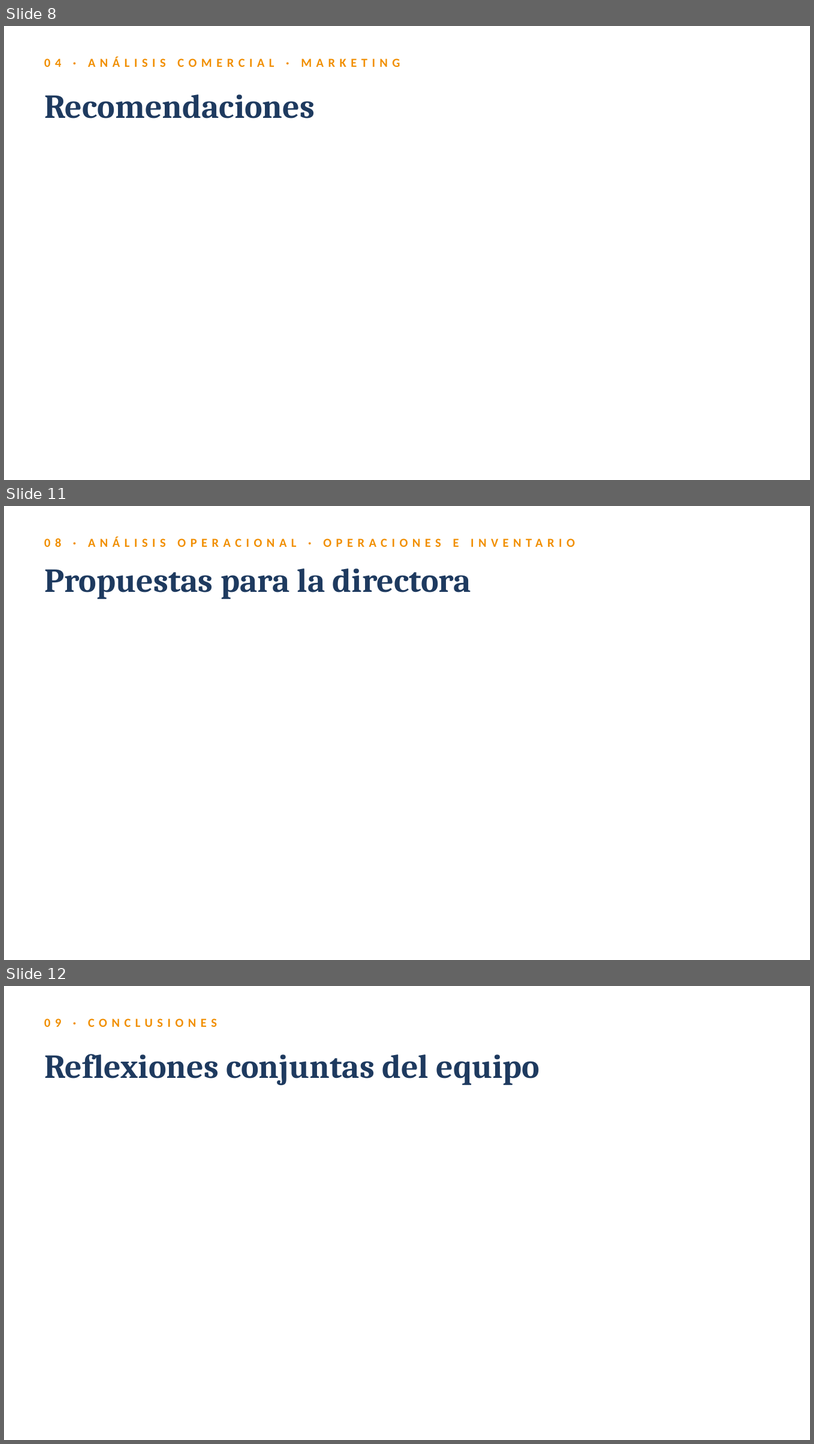
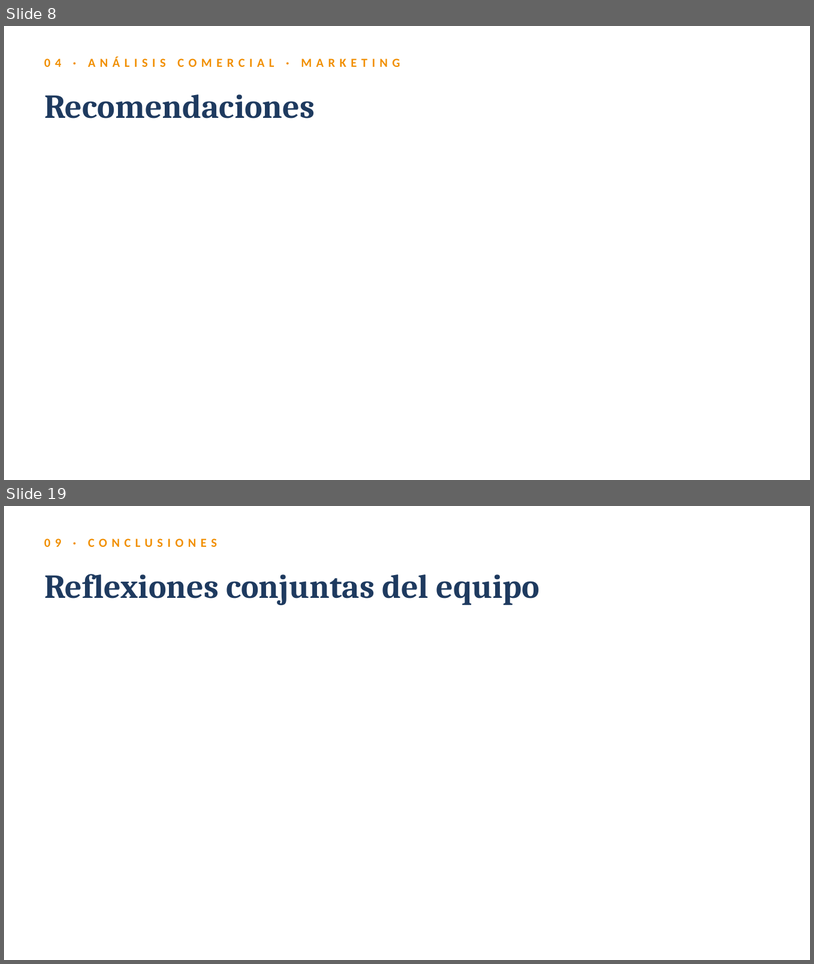
Before and after one commit to ITACADEMYprojectes/ProjecteData, a slide deck: Equip_29/Results/2026_06_01_StaySpain_Presentacion.pptx. Shown one above the other, each under a label of ours: slides 8, 11 and 12 before the commit, slides 8 and 19 after it; the slides between them are not shown. The pictures are 814x1444 and 814x964 pixels, drawn with LibreOffice and Linux fonts; fonts in the diff are those of the drawing. Boxes give left, top, right and bottom in pixels: in the first picture for what was removed or moved away, otherwise in the second. Text is boxed around its words. In the diff, an @@ line names an element or a change of style, - is before the commit and + after.

Commit message:
actualizacion parte operaciones

```diff
--- a/Equip_29/Results/2026_06_01_StaySpain_Presentacion.pptx
+++ b/Equip_29/Results/2026_06_01_StaySpain_Presentacion.pptx
@@ slide 11 removed at (x1=4, y1=506, x2=810, y2=960), background #FFFFFF @@
@@ text removed at (x1=44, y1=537, x2=575, y2=547) @@
-08 · ANÁLISIS OPERACIONAL · OPERACIONES E INVENTARIO
@@ text removed at (x1=44, y1=568, x2=471, y2=599) @@
-Propuestas para la directora
@@ what was slide 12 is now slide 19 @@
```
Also in this commit, not shown: 1 slide changed, 10 slides added, 2 other slides removed.
